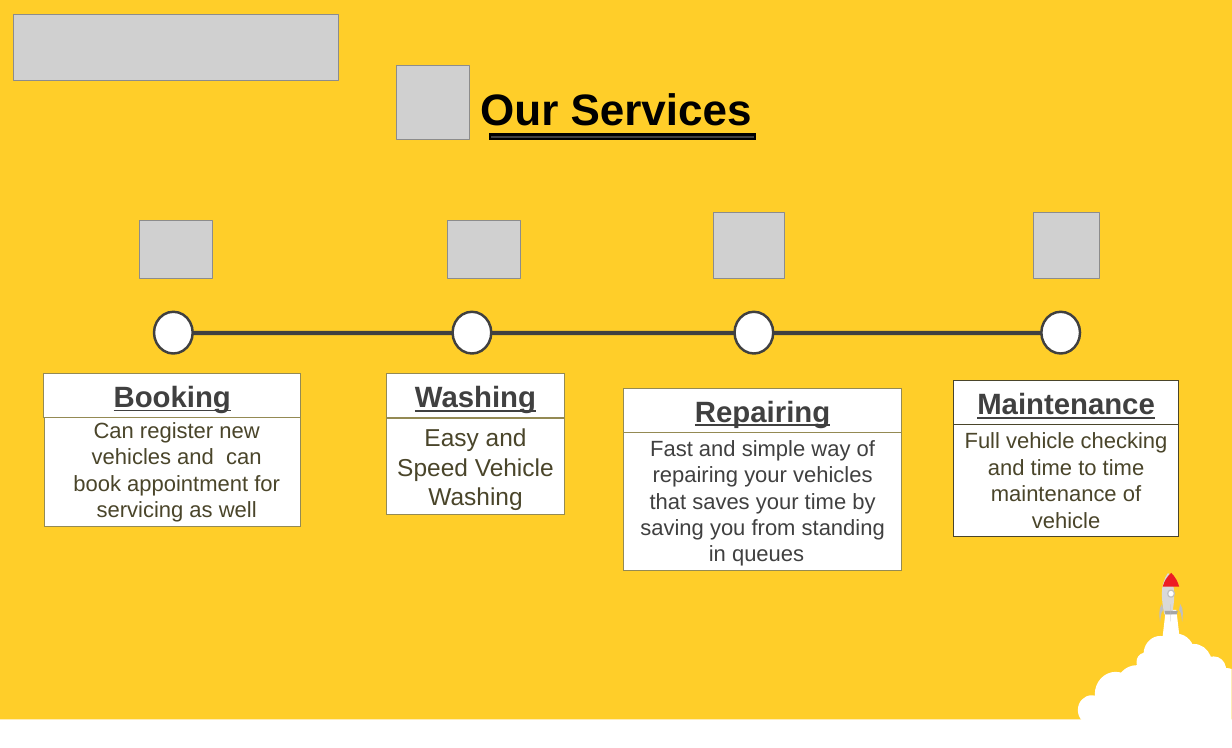
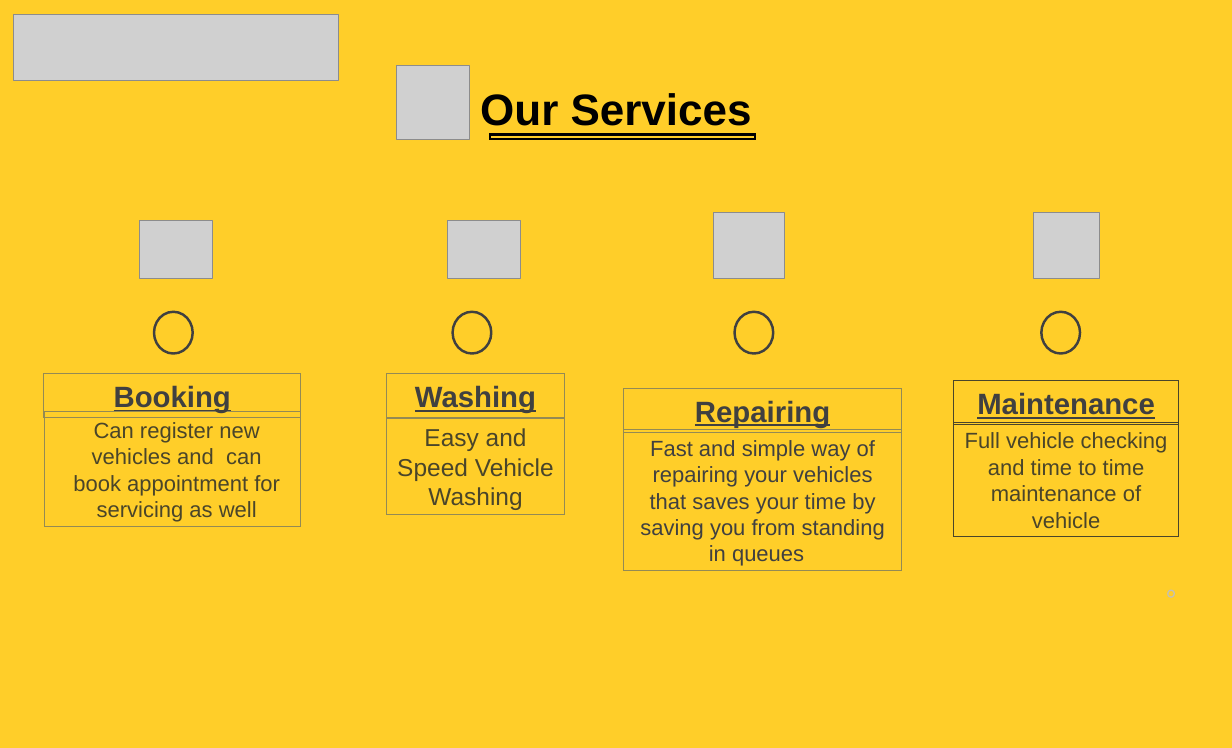
Before and after one commit to RahulSingh0001/Documentation, a slide deck: slide 6 of DIGIGARAGE.odp. Drawn at 1232x748 pixels with LibreOffice and Linux fonts; fonts in the diff are those of the drawing; grey boxes stand for pictures. Boxes give left, top, right and bottom in pixels: in the first picture for what was removed or moved away, otherwise in the second. Text is boxed around its words. In the diff, an @@ line names an element or a change of style, - is before the commit and + after.

```diff
--- a/DIGIGARAGE.odp
+++ b/DIGIGARAGE.odp
@@ rectangle at (490, 135, 755, 139): fill #404040 to none @@
@@ fill #FFFFFF to none in 13 elements at (386, 418, 564, 515), (386, 374, 564, 418), (44, 412, 301, 526), (44, 374, 301, 418), (623, 430, 902, 571), (623, 388, 902, 432), (953, 422, 1178, 537), (953, 381, 1178, 425), (1168, 590, 1174, 598), (154, 312, 193, 353), (452, 312, 491, 353), (735, 312, 774, 353), (1041, 312, 1080, 353) @@
@@ rectangle removed at (176, 331, 1041, 335) @@
@@ group removed at (1078, 573, 1232, 745): 6 freeform shapes, 1 rectangle @@
@@ rectangle removed at (0, 719, 1232, 748) @@
```
Also in this commit, not shown: 12 other slides changed, 27 slides added, 12 slides removed.
